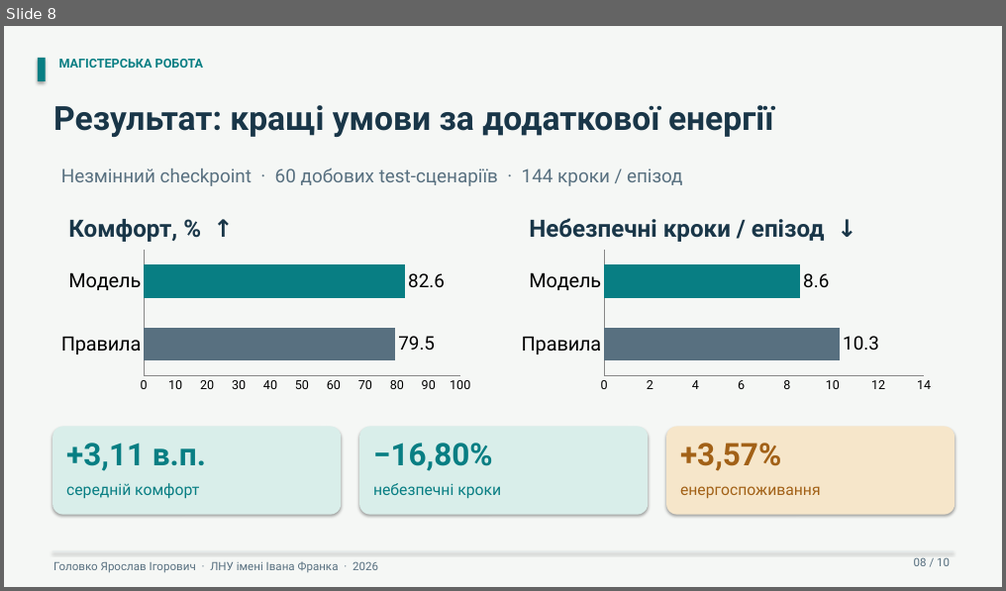
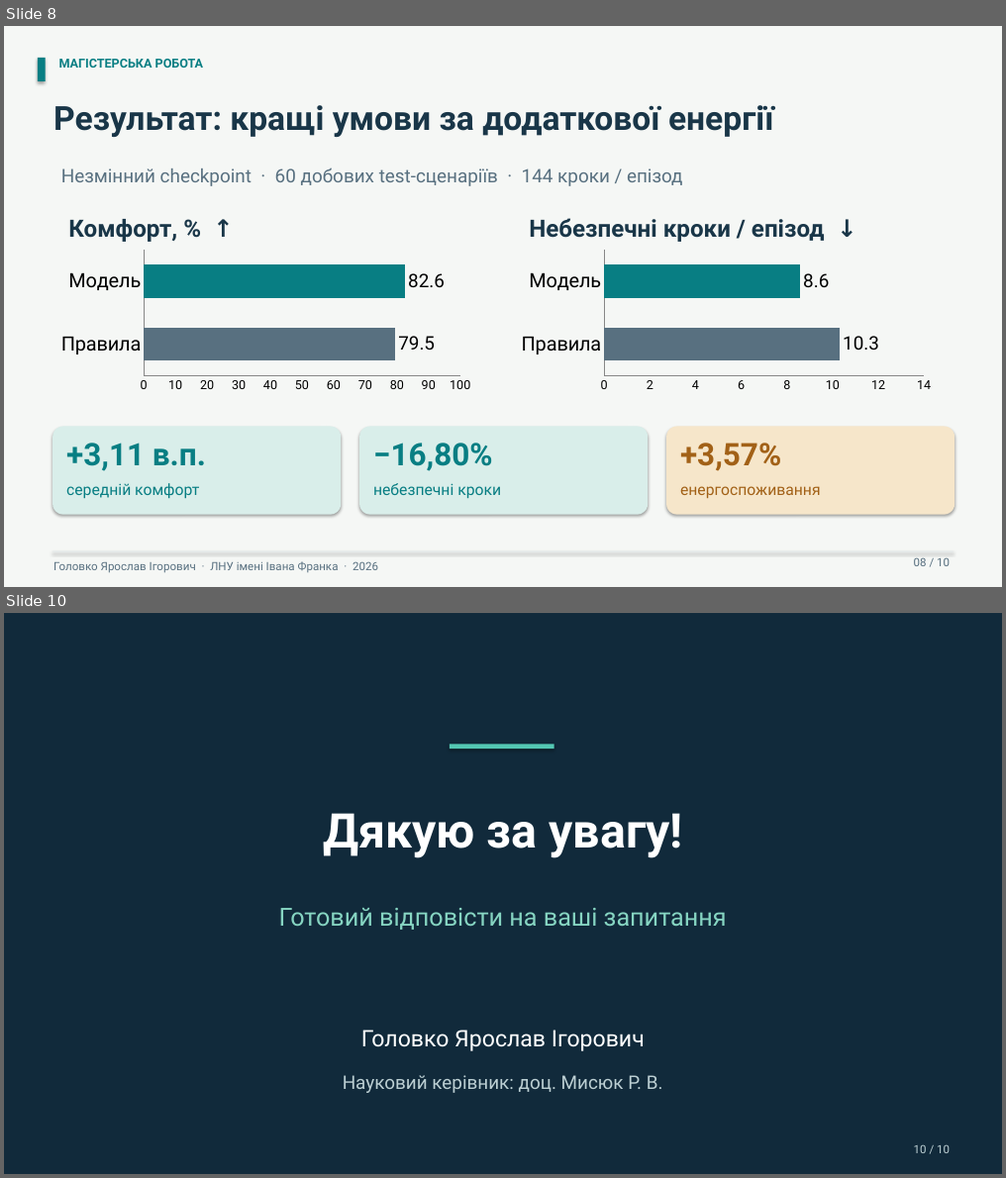
Before and after one commit to Lowckick/ai_house_model, a slide deck: docs/presentation/presentation.pptx. Shown one above the other, each under a label of ours: slide 8 before the commit, slides 8 and 10 after it; the slides between them are not shown. The pictures are 1006x591 and 1006x1178 pixels, drawn with LibreOffice and Linux fonts; fonts in the diff are those of the drawing. Boxes give left, top, right and bottom in pixels: in the first picture for what was removed or moved away, otherwise in the second. Text is boxed around its words. In the diff, an @@ line names an element or a change of style, - is before the commit and + after.

```diff
--- a/docs/presentation/presentation.pptx
+++ b/docs/presentation/presentation.pptx
@@ slide 10 added at (x1=4, y1=613, x2=1002, y2=1174), background #112A3B @@
@@ rectangle added at (x1=450, y1=744, x2=554, y2=750), fill #53C7B3 @@
@@ text added at (x1=323, y1=813, x2=683, y2=859), 46 pt, text #FFFFFF, bold @@
+Дякую за увагу!
@@ text added at (x1=279, y1=908, x2=727, y2=930), 24 pt, text #86D5C2 @@
+Готовий відповісти на ваші запитання
@@ text added at (x1=361, y1=1030, x2=645, y2=1052), 22 pt, text #FFFFFF @@
+Головко Ярослав Ігорович
@@ text added at (x1=343, y1=1075, x2=663, y2=1093), 18 pt, text #BCCFD3 @@
+Науковий керівник: доц. Мисюк Р. В.
@@ text added at (x1=914, y1=1145, x2=949, y2=1154), 11 pt, text #BCCFD3 @@
+10 / 10
```
Also in this commit, not shown: 1 slide changed, 4 other slides added, 5 slides removed, 9 other files.
